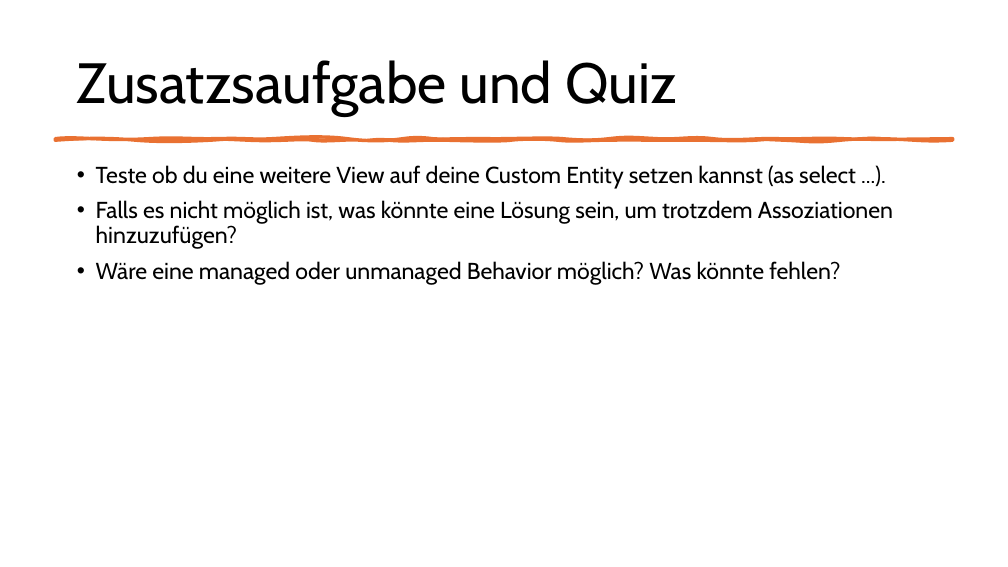
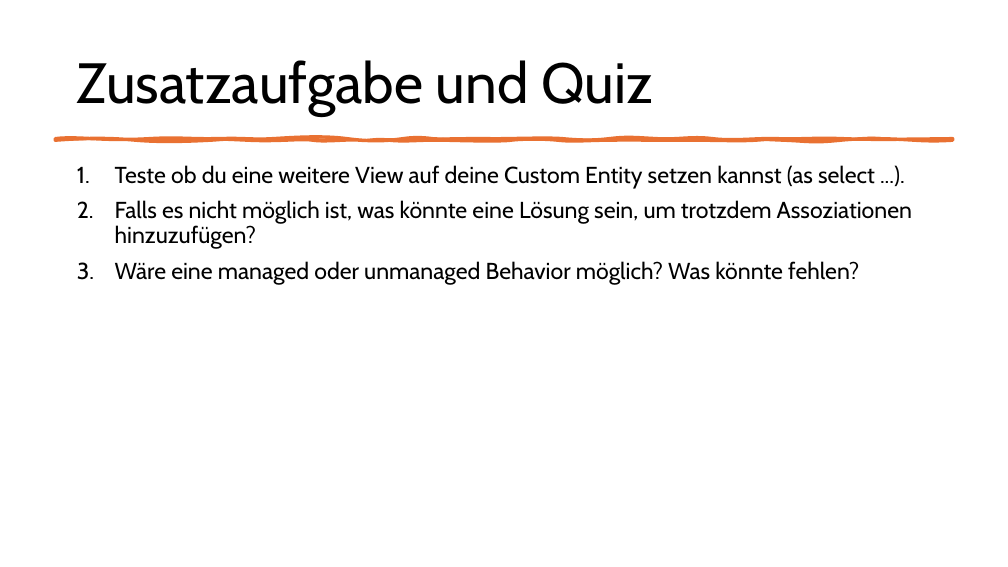
Before and after one commit to MatLange/Schulung, a slide deck: slide 17 of RAP Presentationen/Tag4.2 - UnmanagedQuery_DE.pptx (slide 14 before the commit). Drawn at 1008x567 pixels with LibreOffice and Linux fonts; fonts in the diff are those of the drawing. Boxes give left, top, right and bottom in pixels: in the first picture for what was removed or moved away, otherwise in the second. Text is boxed around its words. In the diff, an @@ line names an element or a change of style, - is before the commit and + after.

```diff
--- a/RAP Presentationen/Tag4.2 - UnmanagedQuery_DE.pptx
+++ b/RAP Presentationen/Tag4.2 - UnmanagedQuery_DE.pptx
@@ title at (77,60,654,116): text changed @@
-Zusatzsaufgabe und Quiz
+Zusatzaufgabe und Quiz
@@ text "Teste ob du eine weitere ..." at (115,165,912,285): bullet • to 1. @@
```
Also in this commit, not shown: 7 other slides changed, 4 slides added, 1 slide removed.
